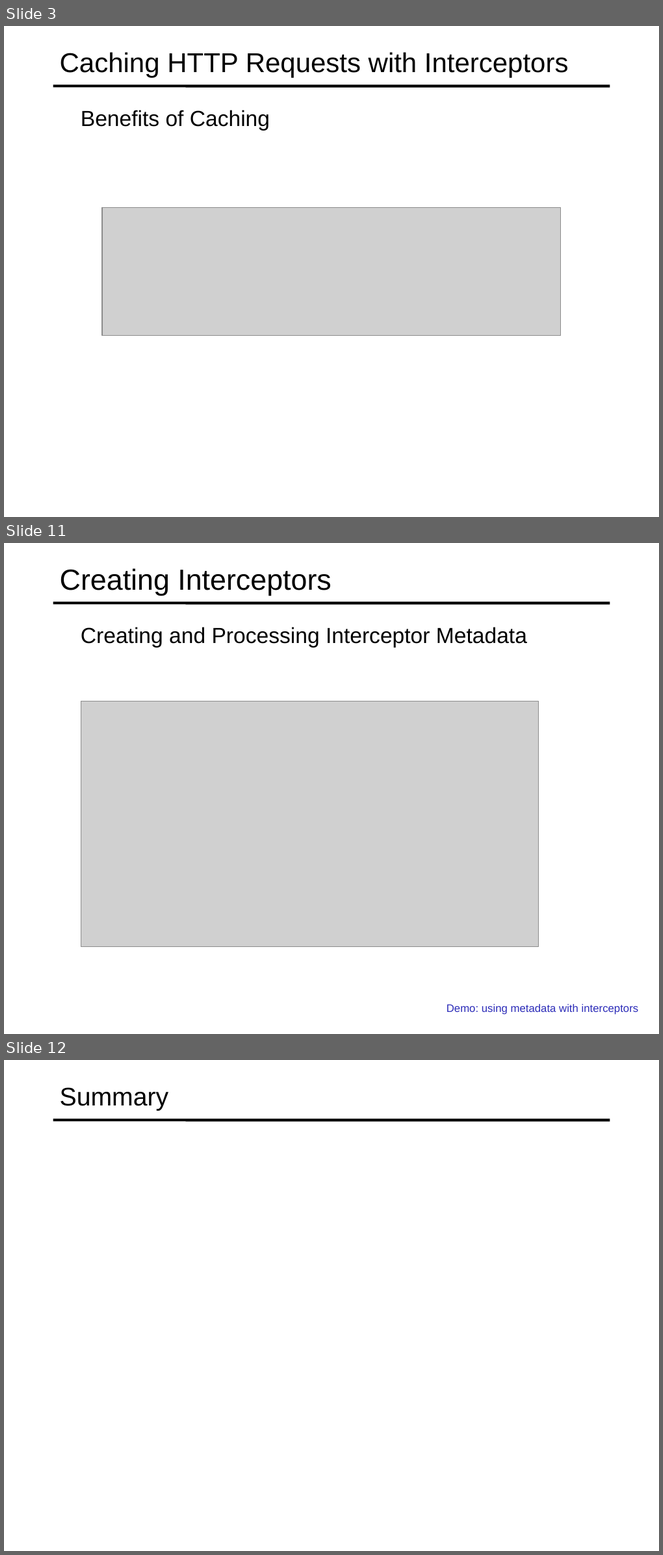
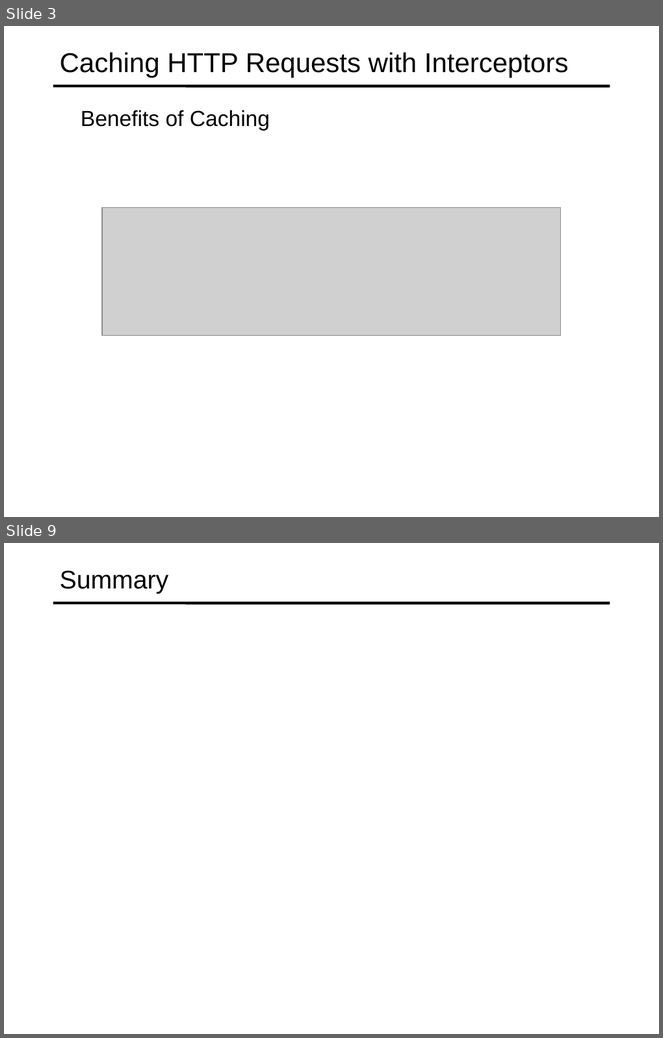
Before and after one commit to specter01wj/Jago_Link_Training, a slide deck: Angular/Angular12/Deep Dive/Angular HTTP Communication/4_Caching_HTTP_Requests_with_Interceptors/L4_Caching_HTTP_Requests_with_Interceptors.ppt. Shown one above the other, each under a label of ours: slides 3, 11 and 12 before the commit, slides 3 and 9 after it; the slides between them are not shown. The pictures are 663x1555 and 663x1038 pixels, drawn with LibreOffice and Linux fonts; fonts in the diff are those of the drawing; grey boxes stand for pictures. Boxes give left, top, right and bottom in pixels: in the first picture for what was removed or moved away, otherwise in the second. Text is boxed around its words. In the diff, an @@ line names an element or a change of style, - is before the commit and + after.

```diff
--- a/Angular/Angular12/Deep Dive/Angular HTTP Communication/4_Caching_HTTP_Requests_with_Interceptors/L4_Caching_HTTP_Requests_with_Interceptors.ppt
+++ b/Angular/Angular12/Deep Dive/Angular HTTP Communication/4_Caching_HTTP_Requests_with_Interceptors/L4_Caching_HTTP_Requests_with_Interceptors.ppt
@@ slide 11 removed at [4, 543, 659, 1034], background #FFFFFF; not listed: 1 template element that a slide beside it also shows @@
@@ title removed at [60, 568, 331, 596] @@
-Creating Interceptors
@@ text removed at [81, 627, 527, 648] @@
-  Creating and Processing Interceptor Metadata
@@ picture removed at [81, 701, 539, 947] @@
@@ text removed at [447, 1005, 639, 1015] @@
-  Demo: using metadata with interceptors
@@ what was slide 12 is now slide 9 @@
```
Also in this commit, not shown: 5 slides added, 7 other slides removed, 1 other file.
